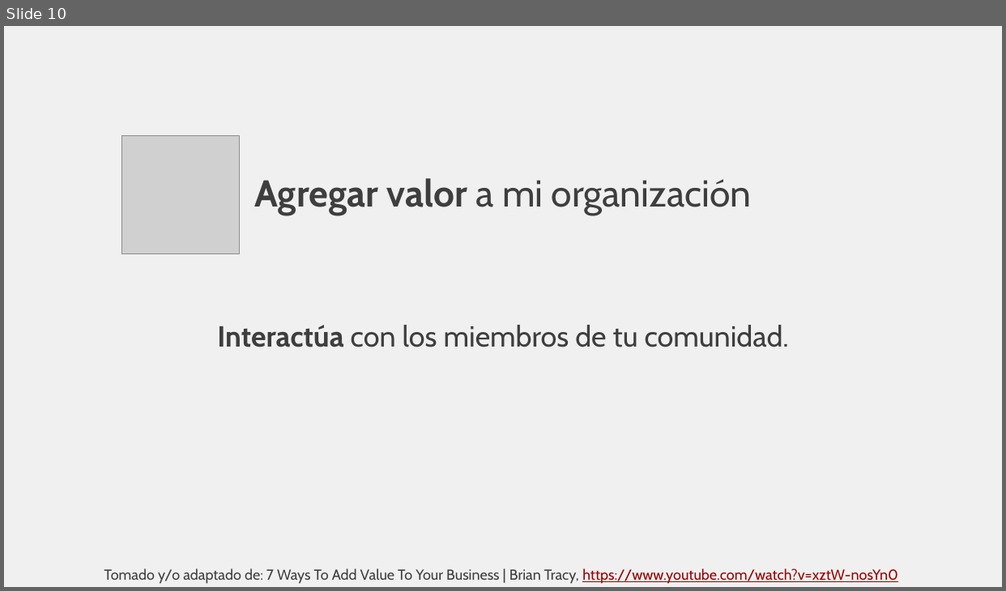
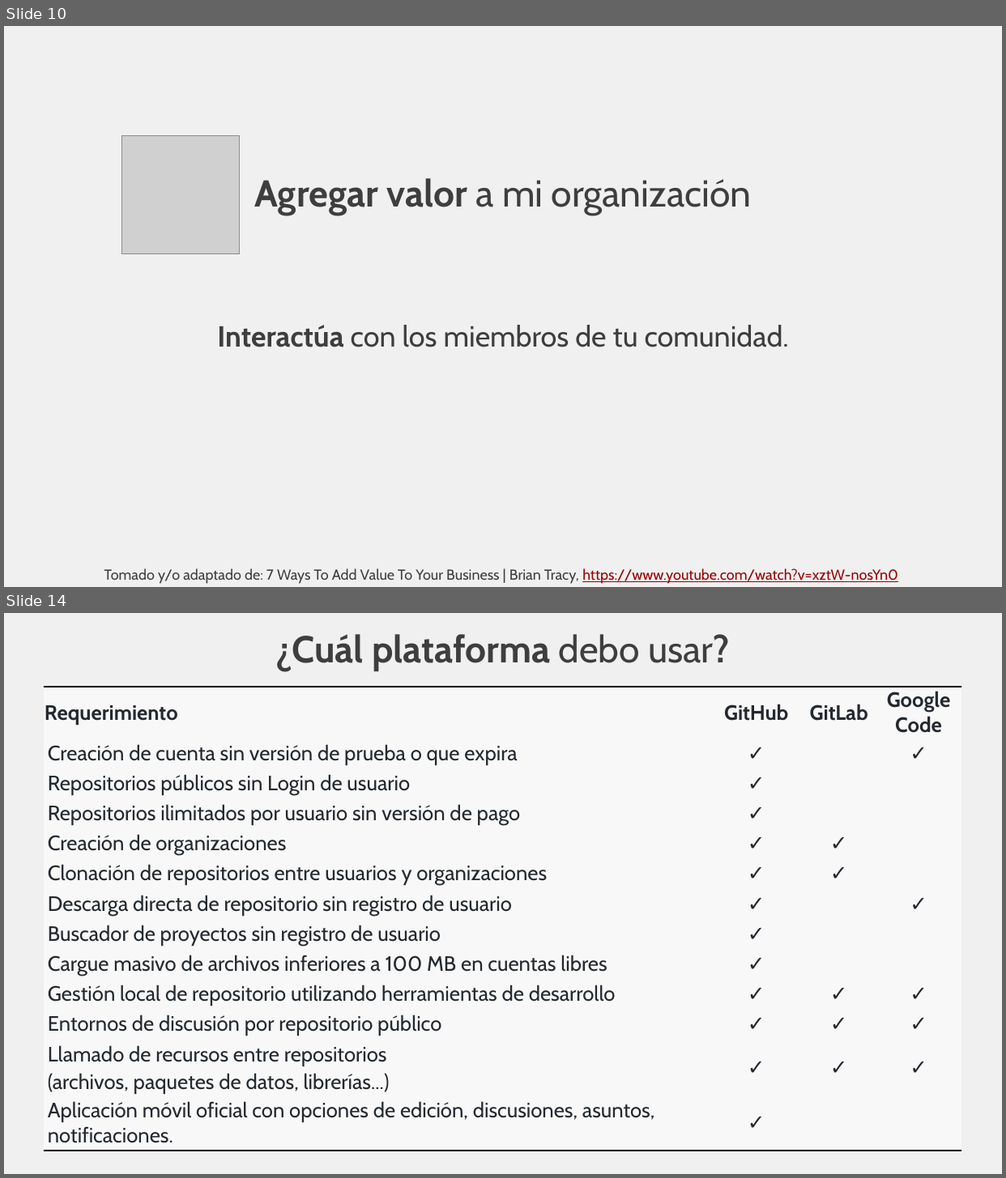
Before and after one commit to rcfdtools/R.TeachingResearchGuide, a slide deck: Section01/Section01.pptx. Shown one above the other, each under a label of ours: slide 10 before the commit, slides 10 and 14 after it; the slides between them are not shown. The pictures are 1006x591 and 1006x1178 pixels, drawn with LibreOffice and Linux fonts; fonts in the diff are those of the drawing; grey boxes stand for pictures. Boxes give left, top, right and bottom in pixels: in the first picture for what was removed or moved away, otherwise in the second. Text is boxed around its words. In the diff, an @@ line names an element or a change of style, - is before the commit and + after.

```diff
--- a/Section01/Section01.pptx
+++ b/Section01/Section01.pptx
@@ slide 14 added at (x1=4, y1=613, x2=1002, y2=1174), background #F0F0F0 @@
@@ title added at (x1=276, y1=634, x2=730, y2=671), 36 pt, text #3E3E3E, bold @@
+¿Cuál plataforma debo usar?
@@ table added at (x1=44, y1=687, x2=962, y2=1147), 14 rows, 4 columns @@
+Requerimiento | GitHub | GitLab | Google Code
+Creación de cuenta sin versión de prueba o que expira | ✓ |  | ✓
+Repositorios públicos sin Login de usuario | ✓ |  | 
+Repositorios ilimitados por usuario sin versión de pago | ✓ |  | 
+Creación de organizaciones | ✓ | ✓ | 
+Clonación de repositorios entre usuarios y organizaciones | ✓ | ✓ | 
+Descarga directa de repositorio sin registro de usuario | ✓ |  | ✓
+Buscador de proyectos sin registro de usuario | ✓ |  | 
+Cargue masivo de archivos inferiores a 100 MB en cuentas libres | ✓ |  | 
+Gestión local de repositorio utilizando herramientas de desarrollo | ✓ | ✓ | ✓
+Entornos de discusión por repositorio público | ✓ | ✓ | ✓
+Llamado de recursos entre repositorios | ✓ | ✓ | ✓
+(archivos, paquetes de datos, librerías...) |  |  | 
+Aplicación móvil oficial con opciones de edición, discusiones, asuntos, notificaciones. | ✓ |  | 
```
Also in this commit, not shown: 4 slides changed, 2 other slides added, 1 other file.
